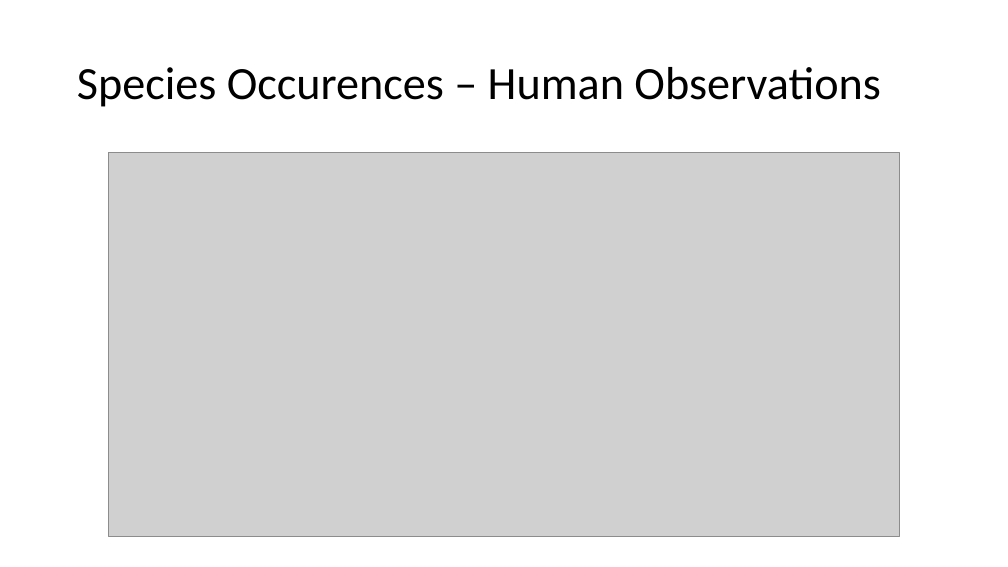
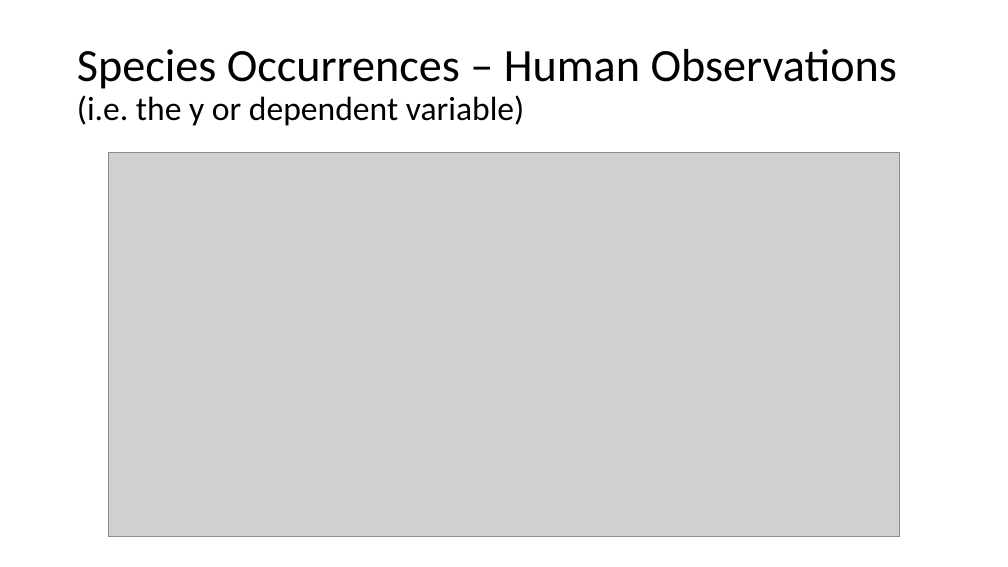
Before and after one commit to paleomammals/biodata_shortcourse, a slide deck: slide 17 of paleomammals_ShortCourse_repaired.pptx (slide 12 before the commit). Drawn at 1008x567 pixels with LibreOffice and Linux fonts; fonts in the diff are those of the drawing; grey boxes stand for pictures. Boxes give left, top, right and bottom in pixels: in the first picture for what was removed or moved away, otherwise in the second. Text is boxed around its words. In the diff, an @@ line names an element or a change of style, - is before the commit and + after.

```diff
--- a/paleomammals_ShortCourse_repaired.pptx
+++ b/paleomammals_ShortCourse_repaired.pptx
@@ title at bbox=[77, 49, 897, 126]: text changed @@
-Species Occurences – Human Observations
+Species Occurrences – Human Observations
+(i.e. the y or dependent variable)
```
Also in this commit, not shown: 13 other slides changed, 1 slide added, 2 slides removed, 8 other files.
